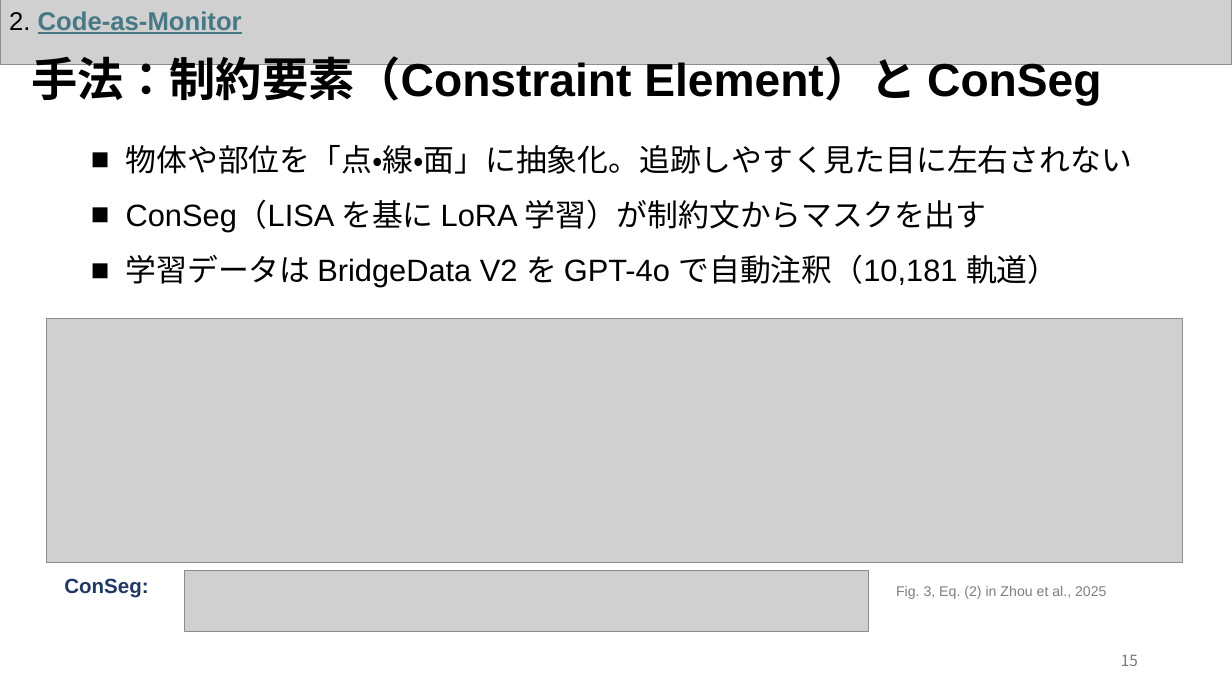
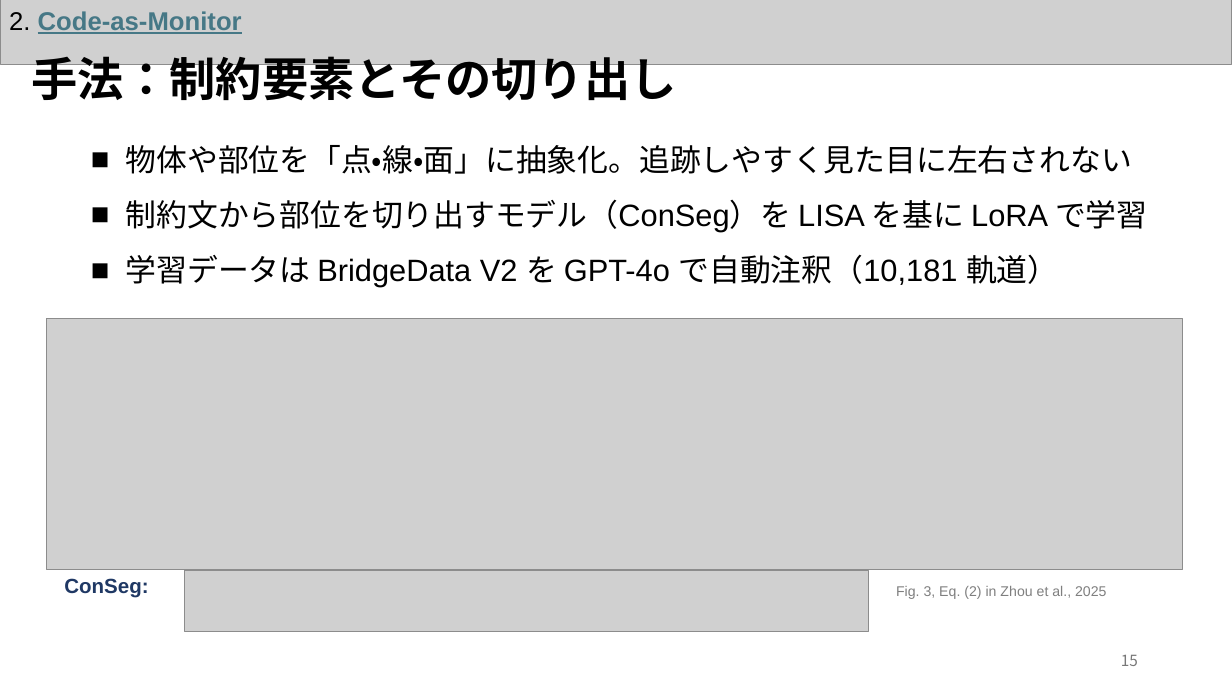
Before and after one commit to Azuma413/PaperPresentationSlides, a slide deck: slide 16 of 20261105_KaneyoshiHiratsuka_SurveySlide.pptx. Drawn at 1232x693 pixels with LibreOffice and Linux fonts; fonts in the diff are those of the drawing; grey boxes stand for pictures. Boxes give left, top, right and bottom in pixels: in the first picture for what was removed or moved away, otherwise in the second. Text is boxed around its words. In the diff, an @@ line names an element or a change of style, - is before the commit and + after.

```diff
--- a/20261105_KaneyoshiHiratsuka_SurveySlide.pptx
+++ b/20261105_KaneyoshiHiratsuka_SurveySlide.pptx
@@ text at <box>31,56,676,108</box>: text changed @@
-手法：制約要素（Constraint Element）と ConSeg
+手法：制約要素とその切り出し
@@ text at <box>126,199,1147,233</box>: text changed @@
-■ ConSeg（LISA を基に LoRA 学習）が制約文からマスクを出す
+■ 制約文から部位を切り出すモデル（ConSeg）を LISA を基に LoRA で学習
@@ picture: place and size @@
-picture at <box>46,319,1183,563</box>
+picture at <box>46,319,1183,569</box>
```
Also in this commit, not shown: 21 other slides changed, 3 other files.
